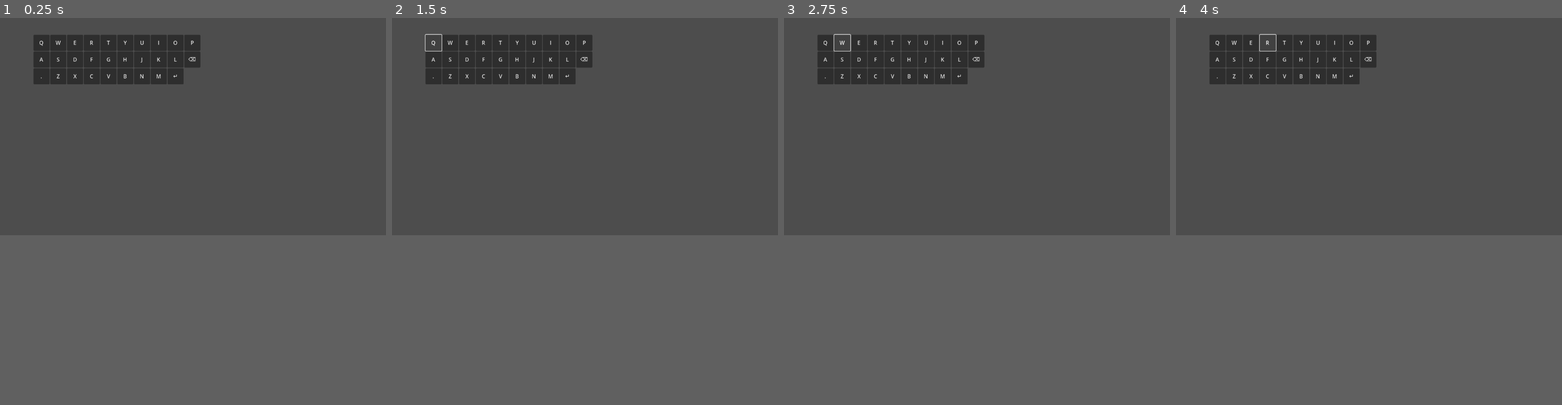
Above: before the commit, frames 1-4 (left to right).
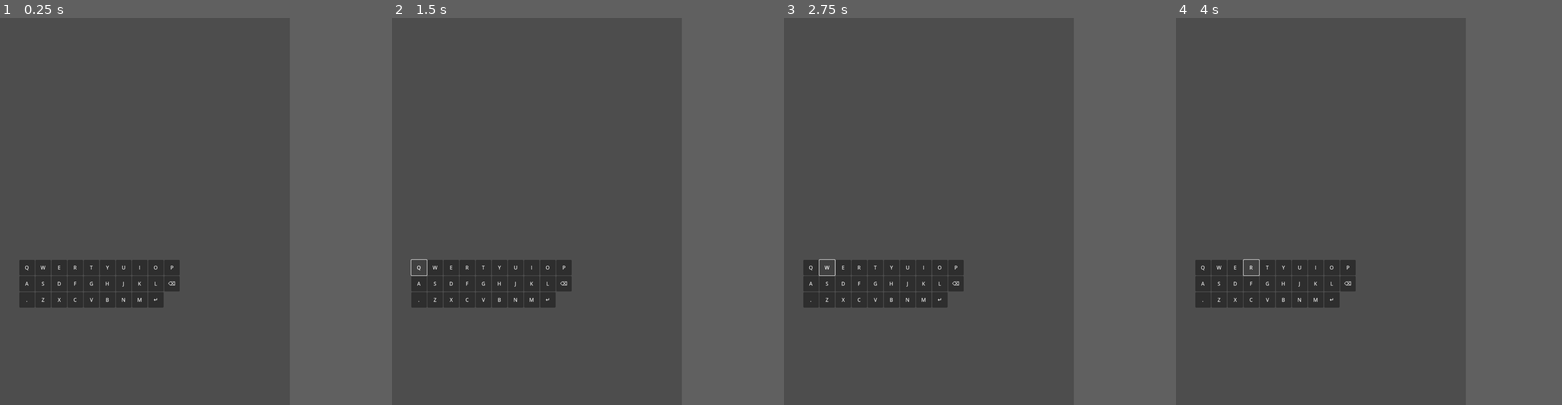
Above: after the commit, the same moments.

Repository: Pitrified/worble
Game: Godot game, scene res://game_board.tscn
The game is run twice, just before and just after one commit, with the same random seed, the same clock (stepped at 60 frames per second) and the same inputs. Before the commit the project starts from res://keyboard.tscn.
Inputs:
- Up to frame 1 (0.25 s): no input
- Up to frame 2 (1.5 s): click "." at 0.5 s; click "Q" at 1.25 s
- Up to frame 3 (2.75 s): click "W" at 2 s
- Up to frame 4 (4 s): click "E" at 2.75 s; click "R" at 3.5 s
In our replay, the window is 799x449 before the commit and 600x800 after it. These sizes can differ from the game's own. Grey fills any space a smaller window leaves; there, only what the larger window draws over its background counts as a difference.

The runs differ from the first frame. In frame 1, 9.2% of the frame differs, in the area x 5-52%, y 4-75%; in frame 2, 9.0%; in frame 3, 9.0%; in frame 4, 9.0%.

Commit message:
Add game board and guess nodes

Diff:
--- /dev/null
+++ b/game_board.gd
@@ -0,0 +1,5 @@
+extends Node
+
+# Called when the node enters the scene tree for the first time.
+func _ready():
+	pass # Replace with function body.
--- /dev/null
+++ b/game_board.tscn
@@ -0,0 +1,31 @@
+[gd_scene load_steps=4 format=3 uid="uid://5ruawtn3uvti"]
+
+[ext_resource type="Script" path="res://game_board.gd" id="1_1sau0"]
+[ext_resource type="PackedScene" uid="uid://d5qybfg64ge7" path="res://guesses.tscn" id="1_s4id6"]
+[ext_resource type="PackedScene" uid="uid://bp0k6ixf78rc6" path="res://keyboard.tscn" id="2_wuigj"]
+
+[node name="GameBoard" type="Node"]
+script = ExtResource("1_1sau0")
+
+[node name="Guesses" parent="." instance=ExtResource("1_s4id6")]
+anchors_preset = 5
+anchor_left = 0.5
+anchor_right = 0.5
+offset_left = -490.0
+offset_top = 150.0
+offset_right = 490.0
+offset_bottom = 950.0
+grow_horizontal = 2
+
+[node name="Keyboard" parent="." instance=ExtResource("2_wuigj")]
+anchors_preset = 7
+anchor_left = 0.5
+anchor_top = 1.0
+anchor_right = 0.5
+anchor_bottom = 1.0
+offset_left = -490.0
+offset_top = -500.0
+offset_right = 490.0
+offset_bottom = -100.0
+grow_horizontal = 2
+grow_vertical = 0
--- /dev/null
+++ b/guess.gd
@@ -0,0 +1,17 @@
+class_name Guess
+extends HBoxContainer
+
+@export var guess_letter_scene: PackedScene = preload ("res://guess_letter.tscn")
+
+# hold the guess letters in a list
+var guess_letters = []
+
+func build_guess(guess_len: int):
+	for i in range(0, guess_len):
+		var guess_letter = guess_letter_scene.instantiate()
+		add_child(guess_letter)
+		guess_letters.append(guess_letter)
+
+# Called when the node enters the scene tree for the first time.
+func _ready():
+	build_guess(5)
--- /dev/null
+++ b/guess.tscn
@@ -0,0 +1,8 @@
+[gd_scene load_steps=2 format=3 uid="uid://b3rje26b5nuc3"]
+
+[ext_resource type="Script" path="res://guess.gd" id="1_gfjv0"]
+
+[node name="Guess" type="HBoxContainer"]
+offset_right = 40.0
+offset_bottom = 40.0
+script = ExtResource("1_gfjv0")
--- /dev/null
+++ b/guess_letter.gd
@@ -0,0 +1,6 @@
+class_name GuessLetter
+extends Button
+
+# Called when the node enters the scene tree for the first time.
+func _ready():
+	pass # Replace with function body.
--- /dev/null
+++ b/guess_letter.tscn
@@ -0,0 +1,11 @@
+[gd_scene load_steps=2 format=3 uid="uid://mv0cxwmtdumx"]
+
+[ext_resource type="Script" path="res://guess_letter.gd" id="1_klx2s"]
+
+[node name="GuessLetter" type="Button"]
+custom_minimum_size = Vector2(48, 48)
+offset_right = 48.0
+offset_bottom = 48.0
+theme_override_font_sizes/font_size = 28
+text = "_"
+script = ExtResource("1_klx2s")
--- /dev/null
+++ b/guesses.gd
@@ -0,0 +1,6 @@
+class_name Guesses
+extends VBoxContainer
+
+# Called when the node enters the scene tree for the first time.
+func _ready():
+	pass # Replace with function body.
--- /dev/null
+++ b/guesses.tscn
@@ -0,0 +1,8 @@
+[gd_scene load_steps=2 format=3 uid="uid://d5qybfg64ge7"]
+
+[ext_resource type="Script" path="res://guesses.gd" id="1_2oxu1"]
+
+[node name="Guesses" type="VBoxContainer"]
+offset_right = 40.0
+offset_bottom = 40.0
+script = ExtResource("1_2oxu1")
--- a/keyboard.tscn
+++ b/keyboard.tscn
@@ -3,6 +3,8 @@
 [ext_resource type="Script" path="res://keyboard.gd" id="1_j5c3j"]
 [ext_resource type="PackedScene" uid="uid://dvr8v5jcnh7gu" path="res://kb_button.tscn" id="2_xe023"]
 
-[node name="Keyboard" type="Node"]
+[node name="Keyboard" type="Control"]
+layout_mode = 3
+anchors_preset = 0
 script = ExtResource("1_j5c3j")
 kb_btn_scene = ExtResource("2_xe023")
--- a/project.godot
+++ b/project.godot
@@ -11,6 +11,11 @@
 [application]
 
 config/name="worble"
-run/main_scene="res://keyboard.tscn"
+run/main_scene="res://game_board.tscn"
 config/features=PackedStringArray("4.2", "Forward Plus")
 config/icon="res://icon.svg"
+
+[display]
+
+window/size/viewport_width=900
+window/size/viewport_height=1200
